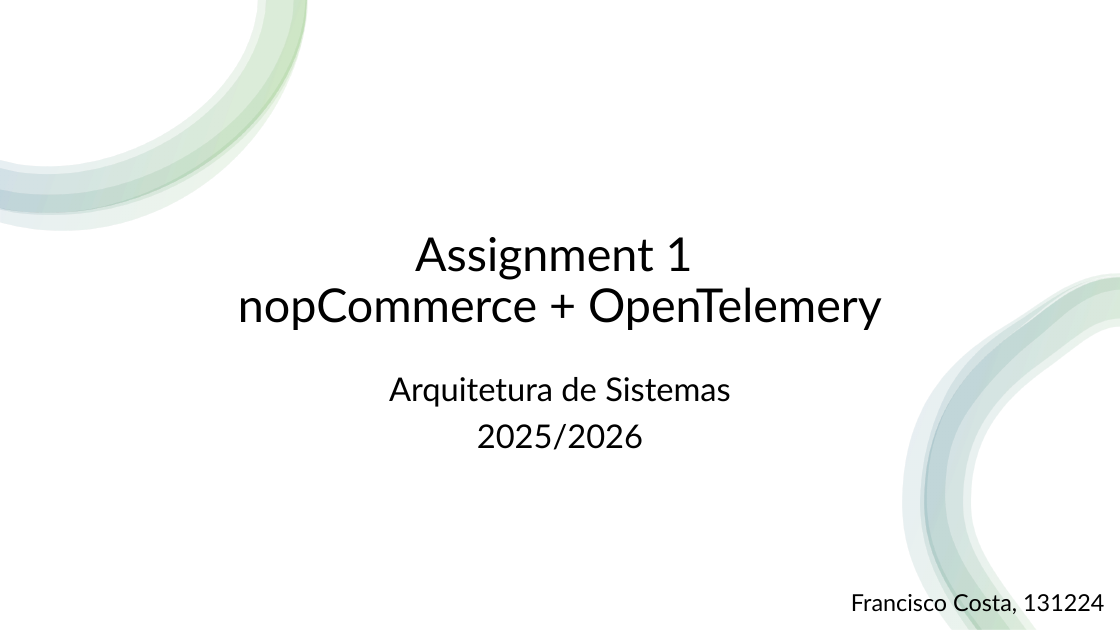
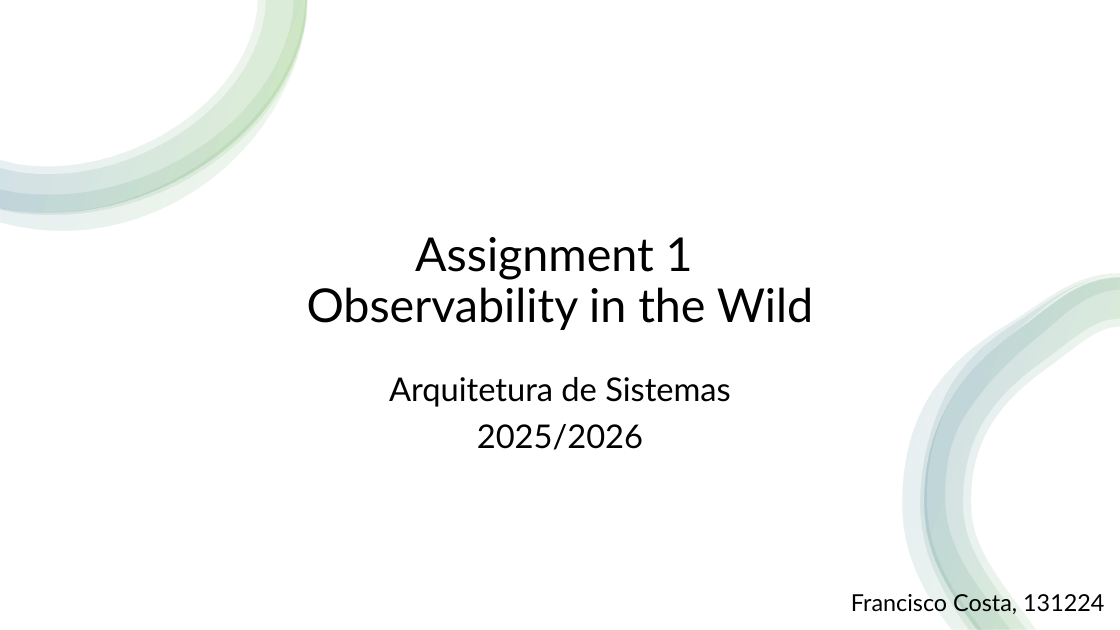
Before and after one commit to Kikoszzz/nopCommerce, a slide deck: slide 1 of ENTREGA/Apresentação1.pptx. Drawn at 1120x630 pixels with LibreOffice and Linux fonts; fonts in the diff are those of the drawing. Boxes give left, top, right and bottom in pixels: in the first picture for what was removed or moved away, otherwise in the second. Text is boxed around its words. In the diff, an @@ line names an element or a change of style, - is before the commit and + after.

```diff
--- a/ENTREGA/Apresentação1.pptx
+++ b/ENTREGA/Apresentação1.pptx
@@ text at (307,287,813,330): text changed @@
-nopCommerce + OpenTelemery
+Observability in the Wild
```
Also in this commit, not shown: 5 other slides changed, 1 slide added.
